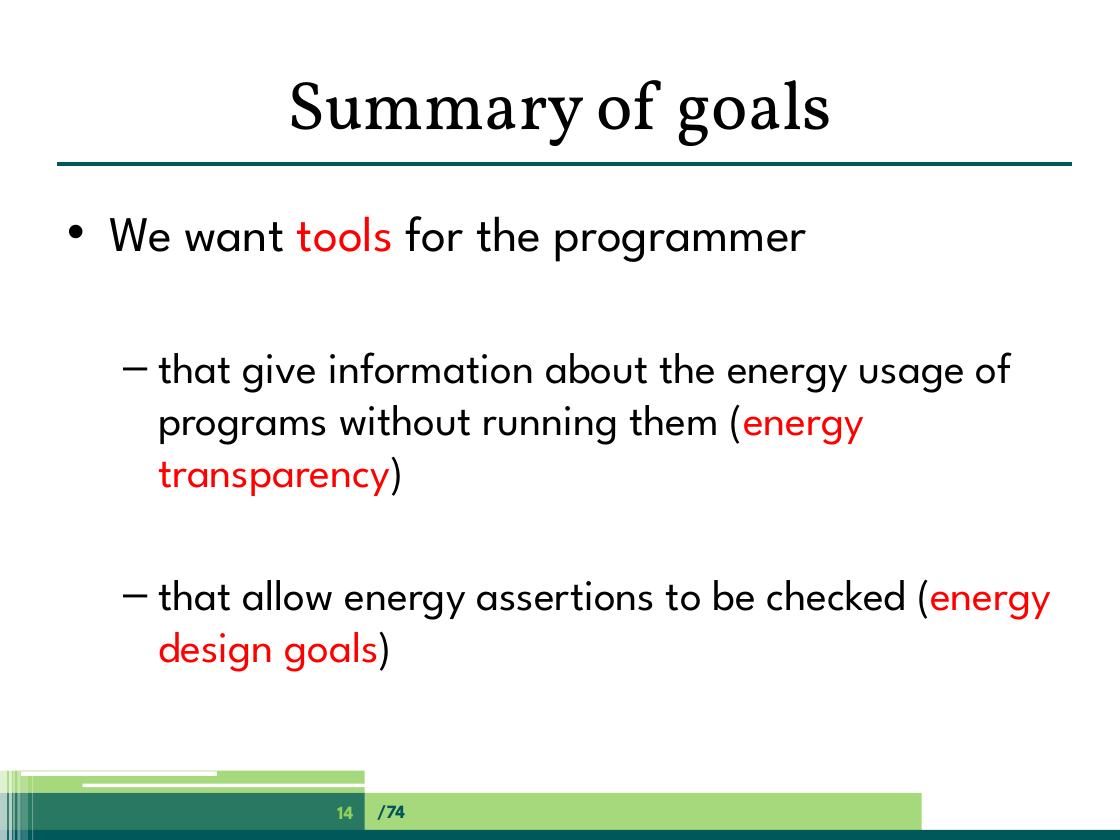
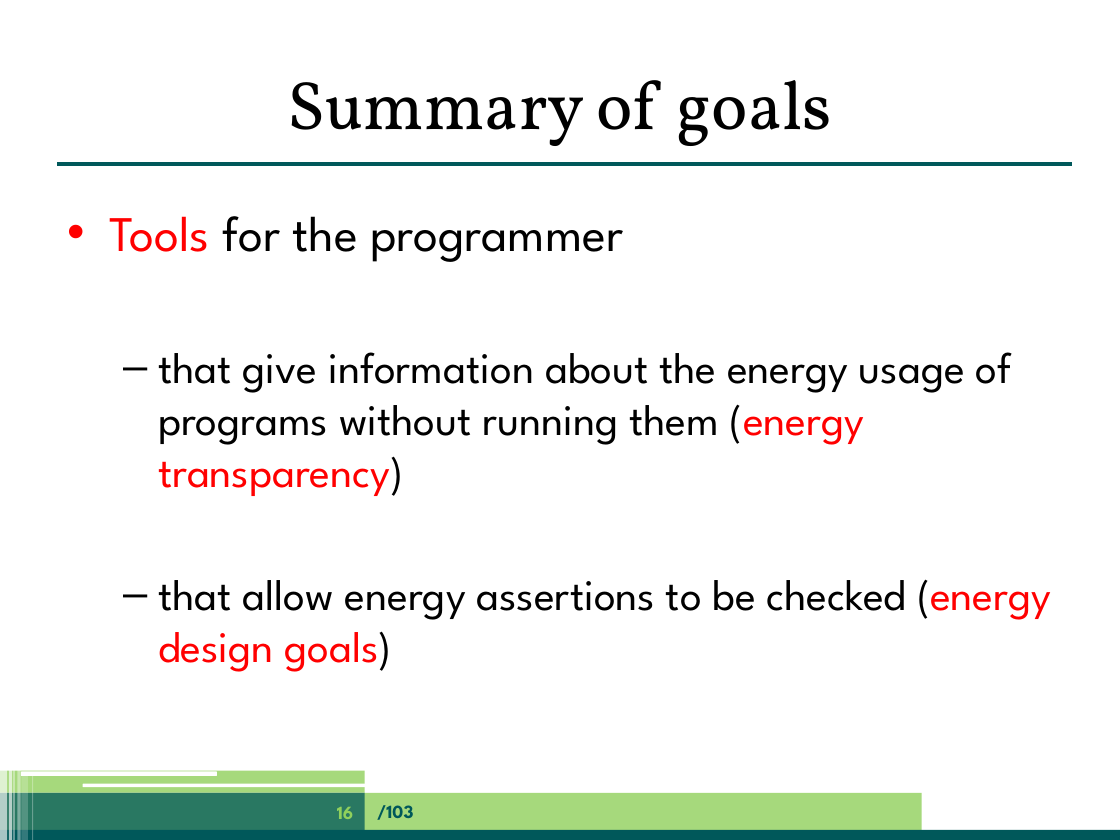
Before and after one commit to jpgallagher/ict-e-summerschool-aalborg, a slide deck: slide 16 of summerschool-aalborg-jpg.pptx (slide 14 before the commit). Drawn at 1120x840 pixels with LibreOffice and Linux fonts; fonts in the diff are those of the drawing. Boxes give left, top, right and bottom in pixels: in the first picture for what was removed or moved away, otherwise in the second. Text is boxed around its words. In the diff, an @@ line names an element or a change of style, - is before the commit and + after.

```diff
--- a/summerschool-aalborg-jpg.pptx
+++ b/summerschool-aalborg-jpg.pptx
@@ text at (109, 216, 623, 262): text changed @@
-• We want tools for the programmer
+• Tools for the programmer
@@ page number at (337, 807, 354, 819): text changed @@
-14
+16
@@ text at (377, 805, 413, 820): text changed @@
-/74
+/103
```
Also in this commit, not shown: 62 other slides changed, 39 slides added, 14 slides removed.
